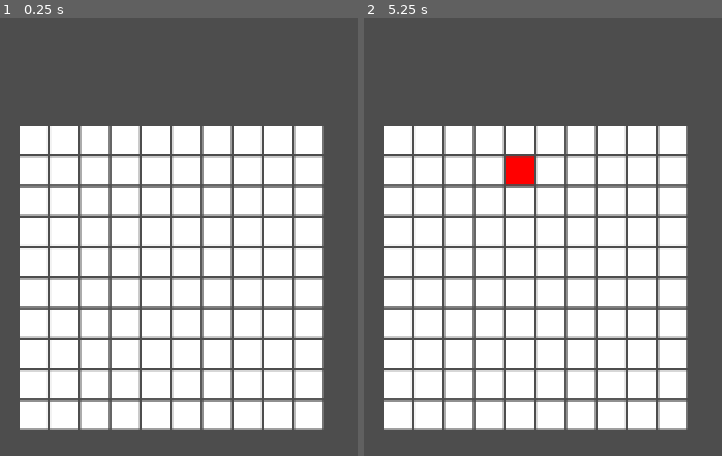
Above: before the commit, frames 1-2 (left to right).
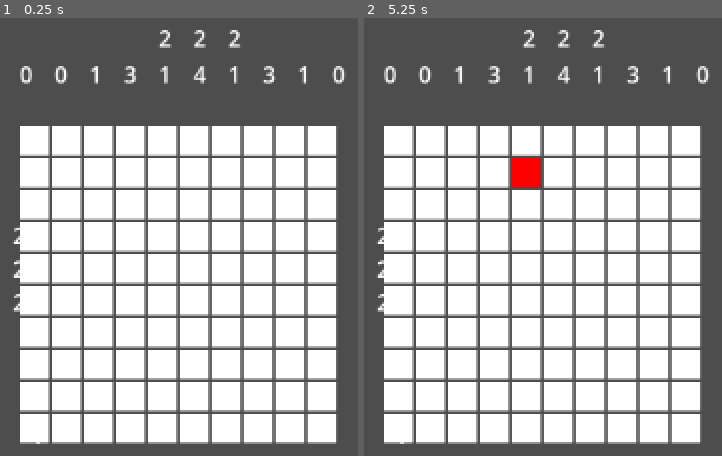
Above: after the commit, the same moments.

Repository: plutoissaplanet/szakdoga
Game: Godot game, scene res://MiniGames/Nanogram/nanogram_cells.tscn
Two runs of this game, one before a commit and one after it. Both use one fixed random seed, a clock stepped at 60 frames per second and the inputs below. This scene is started directly instead of the project's main scene.
Inputs (mouse positions are in pixels of both pictures, inside the frame that each line leads up to):
- Up to frame 1 (0.25 s): no input
- Up to frame 2 (5.25 s): tap Enter (ui_accept) at 0.5, 0.77, 1.25, 1.52, 2, 2.75, 3.02, 3.5, 3.77, 4.25, 4.52 s; move the mouse to (outside the picture) at 0.52 s; hold Right mouse button (right_mouse_button) 0.53-1.28 s; hold D (d_right) 0.53-2.03 s; click (outside the picture) at 0.67 s; move the mouse to (outside the picture) at 1.27 s; click (outside the picture) at 1.35 s; move the mouse to (outside the picture) at 2.02 s; hold A (a_left) 2.03-2.78 s; hold Right mouse button (right_mouse_button) 2.03-2.78 s; move the mouse to (outside the picture) at 2.77 s; hold D (d_right) 2.78-4.28 s; click (outside the picture) at 2.85 s; move the mouse to (outside the picture) at 3.52 s; hold Right mouse button (right_mouse_button) 3.53-4.28 s; move the mouse to (outside the picture) at 4.27 s; hold A (a_left) 4.28-5.03 s; click (outside the picture) at 4.35 s; move the mouse to (517, 171) at 5.02 s; hold D (d_right) from 5.03 s (still down); hold Right mouse button (right_mouse_button) from 5.03 s (still down); click (517, 171) at 5.17 s

The runs differ from the first frame. In frame 1, 29% of the frame differs, in the area x 3-97%, y 2-98%; in frame 2, 29%.

Commit message:
Nanogram játék befejezve

Diff:
--- a/untitled_game/Creatures/Player/Player.tscn
+++ b/untitled_game/Creatures/Player/Player.tscn
@@ -197,6 +197,7 @@
 position = Vector2(0, -6)
 sprite_frames = SubResource("SpriteFrames_obr1w")
 animation = &"Right"
+frame = 1
 
 [node name="Camera2D" type="Camera2D" parent="."]
 zoom = Vector2(2, 2)
--- a/untitled_game/Creatures/Player/PlayerScript.gd
+++ b/untitled_game/Creatures/Player/PlayerScript.gd
@@ -1,7 +1,7 @@
 extends CharacterBody2D
 
 
-const SPEED = 200.0
+const SPEED = 180.0
 
 # Get the gravity from the project settings to be synced with RigidBody nodes.
 var gravity = ProjectSettings.get_setting("physics/2d/default_gravity")
--- /dev/null
+++ b/untitled_game/Gameplay_Things/Chests/chest_gen.tscn
@@ -0,0 +1,3 @@
+[gd_scene format=3 uid="uid://batxmdpoio7xe"]
+
+[node name="ChestGen" type="Node2D"]
--- a/untitled_game/MiniGames/Nanogram/NanoGame.gd
+++ /dev/null
@@ -1,14 +0,0 @@
-extends Node2D
-
-@onready var cells = get_node("Container/nanogram_cells")
-@onready var container = get_node("Container")
-@onready var vbox=get_node("Container/VBoxContainer")
-@onready var hbox=get_node("Container/HBoxContainer")
-@onready var solution
-
-# Called when the node enters the scene tree for the first time.
-func _ready():
-	pass
-# Called every frame. 'delta' is the elapsed time since the previous frame.
-func _process(delta):
-	pass
--- a/untitled_game/MiniGames/Nanogram/nano_1.tscn
+++ /dev/null
@@ -1,21 +0,0 @@
-[gd_scene load_steps=3 format=3 uid="uid://cx3kxysb5tui6"]
-
-[ext_resource type="Script" path="res://MiniGames/Nanogram/NanoGame.gd" id="1_q6o6n"]
-[ext_resource type="PackedScene" uid="uid://cy28sqbmrn3yv" path="res://MiniGames/Nanogram/nanogram_cells.tscn" id="1_uhu8q"]
-
-[node name="Nano1" type="Node2D"]
-script = ExtResource("1_q6o6n")
-
-[node name="Container" type="Container" parent="."]
-offset_right = 310.0
-offset_bottom = 324.0
-
-[node name="VBoxContainer" type="VBoxContainer" parent="Container"]
-layout_mode = 2
-
-[node name="HBoxContainer" type="HBoxContainer" parent="Container"]
-custom_minimum_size = Vector2(20, 20)
-layout_mode = 2
-
-[node name="nanogram_cells" parent="Container" instance=ExtResource("1_uhu8q")]
-position = Vector2(46, 53)
--- a/untitled_game/MiniGames/Nanogram/nanogram_cells.tscn
+++ b/untitled_game/MiniGames/Nanogram/nanogram_cells.tscn
@@ -13,8 +13,14 @@
 custom_minimum_size = Vector2(218, 218)
 layout_mode = 2
 
+[node name="VBoxContainer" type="VBoxContainer" parent="Container"]
+layout_direction = 3
+layout_mode = 2
+theme_override_constants/separation = 1
+alignment = 2
+
 [node name="HBoxContainer" type="HBoxContainer" parent="Container"]
+custom_minimum_size = Vector2(100, 100)
 layout_mode = 2
-
-[node name="VBoxContainer" type="VBoxContainer" parent="Container"]
-layout_mode = 2
+size_flags_vertical = 8
+theme_override_constants/separation = 15
--- a/untitled_game/MiniGames/Nanogram/nanogram_general.gd
+++ b/untitled_game/MiniGames/Nanogram/nanogram_general.gd
@@ -5,52 +5,69 @@
 @onready var problem = []
 @onready var container1 = get_node("Container")
 @onready var container2 = get_node("Container/Container")
+@onready var hbox= get_node("Container/HBoxContainer")
+@onready var vbox= get_node("Container/VBoxContainer")
+
 
 @onready var riddle1 = [
-		[0, 0, 1, 1, 0, 0, 1, 1, 1, 0],
-		[0, 1, 0, 1, 0, 1, 0, 0, 0, 1],
-		[1, 0, 0, 1, 0, 0, 0, 0, 1, 0],
-		[0, 0, 0, 1, 0, 0, 0, 1, 0, 0],
-		[0, 0, 0, 1, 0, 0, 1, 0, 0, 0],
-		[0, 0, 0, 1, 0, 0, 1, 0, 0, 0],
-		[0, 0, 0, 1, 0, 0, 0, 1, 0, 0],
-		[0, 0, 0, 1, 0, 0, 0, 0, 1, 0],
-		[0, 0, 0, 1, 0, 1, 0, 0, 0, 1],
-		[0, 0, 1, 1, 1, 0, 1, 1, 1, 0]
+		[[1], [1], [1, 1], [10],[1], [1, 1], [1, 2, 1], [1,1,1,1],[1,1,1,1], [1,1], [1, 3],[1,1,1,1], [1,1,1], [1,1],[1,1],[1,1],[1,1],[1,1],[1,1],[3,3]],
+		[ 0, 0, 1, 1, 0, 0, 1, 1, 1, 0],
+		[ 0, 1, 0, 1, 0, 1, 0, 0, 0, 1],
+		[ 1, 0, 0, 1, 0, 0, 0, 0, 1, 0],
+		[ 0, 0, 0, 1, 0, 0, 0, 1, 0, 0],
+		[ 0, 0, 0, 1, 0, 0, 1, 0, 0, 0],
+		[ 0, 0, 0, 1, 0, 0, 1, 0, 0, 0],
+		[ 0, 0, 0, 1, 0, 0, 0, 1, 0, 0],
+		[ 0, 0, 0, 1, 0, 0, 0, 0, 1, 0],
+		[ 0, 0, 0, 1, 0, 1, 0, 0, 0, 1],
+		[ 0, 0, 1, 1, 1, 0, 1, 1, 1, 0]
 	]
 
 @onready var riddle2 = [
-	[1, 0, 0, 0, 0, 0, 0, 0, 0, 0],
-	[0, 0, 0, 0, 0, 0, 0, 0, 0, 0],
-	[0, 0, 0, 0, 0, 0, 0, 0, 0, 0],
-	[0, 0, 0, 0, 0, 0, 0, 0, 0, 0],
-	[0, 0, 0, 0, 0, 0, 0, 0, 0, 0],
-	[0, 0, 0, 0, 0, 0, 0, 0, 0, 0],
-	[0, 0, 0, 0, 0, 0, 0, 0, 0, 0],
-	[0, 0, 0, 0, 0, 0, 0, 0, 0, 0],
-	[0, 0, 0, 0, 0, 0, 0, 0, 0, 0],
-	[0, 0, 0, 0, 0, 0, 0, 0, 0, 0]
+	[[1, 1], [2, 2], [1,1,1,1], [1,1,1], [1,1], [1,1], [1,1], [1,1,1],[1,1,1,1],[2,2], [1], [1,1], [1,1], [3,3], [1,1], [1,1], [1,1,1],[1,1,1,1],[1,1,1,1], [3,2]],
+	[0, 0, 0, 0, 0, 1, 0, 0, 0, 0],
+	[0, 0, 0, 0, 1, 0, 1, 0, 0, 0],
+	[0, 0, 0, 1, 0, 0, 0, 1, 0, 0],
+	[1, 1, 1, 0, 0, 0, 0, 0, 1, 1],
+	[0, 1, 0, 0, 0, 0, 0, 0, 0, 1],
+	[0, 0, 1, 0, 0, 0, 0, 0, 1, 0],
+	[0, 0, 0, 1, 0, 1, 0, 1, 0, 0],
+	[0, 0, 1, 0, 1, 0, 1, 0, 1, 0],
+	[0, 1, 0, 1, 0, 0, 0, 1, 0, 1],
+	[1, 1, 1, 0, 0, 0, 0, 0, 1, 1]
+
 ]
 @onready var riddle3 = [
-	[1, 1, 0, 0, 0, 0, 0, 0, 0, 0],
+	[[0], [0], [1], [3], [2,1], [2,4], [2,1], [3], [1], [0], [0], [1], [3], [2,2], [2,2],[2,2], [1], [1], [1], [1]],
 	[0, 0, 0, 0, 0, 0, 0, 0, 0, 0],
-	[0, 0, 0, 0, 0, 0, 0, 0, 0, 0],
-	[0, 0, 0, 0, 0, 0, 0, 0, 0, 0],
-	[0, 0, 0, 0, 0, 0, 0, 0, 0, 0],
-	[0, 0, 0, 0, 0, 0, 0, 0, 0, 0],
-	[0, 0, 0, 0, 0, 0, 0, 0, 0, 0],
-	[0, 0, 0, 0, 0, 0, 0, 0, 0, 0],
-	[0, 0, 0, 0, 0, 0, 0, 0, 0, 0],
-	[0, 0, 0, 0, 0, 0, 0, 0, 0, 0]
+	[0, 0, 0, 0, 0, 1, 0, 0, 0, 0],
+	[0, 0, 0, 0, 1, 1, 1, 0, 0, 0],
+	[0, 0, 0, 1, 1, 0, 1, 1, 0, 0],
+	[0, 0, 1, 1, 0, 0, 0, 1, 1, 0],
+	[0, 0, 0, 1, 1, 0, 1, 1, 0, 0],
+	[0, 0, 0, 0, 0, 1, 0, 0, 0, 0],
+	[0, 0, 0, 0, 0, 1, 0, 0, 0, 0],
+	[0, 0, 0, 0, 0, 1, 0, 0, 0, 0],
+	[0, 0, 0, 0, 0, 1, 0, 0, 0, 0]
 ]
 
 @onready var riddle4 = [
-	[1, 1, 0, 0, 0, 0, 0, 0, 0, 0],
-	[0, 0, 0, 0, 0, 0, 0, 0, 0, 0],
-	[0, 0, 0, 0, 0, 0, 0, 0, 0, 0],
+	[[5], [1], [1], [5], [0], [4,1], [1,1,1], [1,1,1], [1,1,1], [1,2], [1,5], [1,1], [1,1], [1,1], [4,2], [1,1], [1,1], [1,1],[1,4], [0]],
+	[1, 0, 0, 0, 0, 1, 1, 1, 1, 1],
+	[1, 0, 0, 0, 0, 1, 0, 0, 0, 0],
+	[1, 0, 0, 0, 0, 1, 0, 0, 0, 0],
+	[1, 0, 0, 0, 0, 1, 0, 0, 0, 0],
+	[1, 1, 1, 1, 0, 0, 1, 1, 0, 0],
+	[0, 0, 0, 1, 0, 0, 0, 0, 1, 0],
+	[0, 0, 0, 1, 0, 0, 0, 0, 0, 1],
+	[0, 0, 0, 1, 0, 0, 0, 0, 0, 1],
+	[0, 0, 0, 1, 0, 1, 1, 1, 1, 0],
+	[0, 0, 0, 0, 0, 0, 0, 0, 0, 0]
+
 ]
 
-@onready var solutions = [riddle1, riddle2, riddle3, riddle4]
+@onready var solutions = [riddle1.slice(1,riddle1.size()+1), riddle2.slice(1, riddle2.size()+1), riddle3.slice(1, riddle3.size()+1), riddle4.slice(1, riddle4.size()+1)]
+@onready var solutions_unsliced = [riddle1, riddle2, riddle3, riddle4]
 @onready var riddle_index = randi_range(0, solutions.size()-1)
 
 @onready var riddle_rows = solutions[riddle_index].size()
@@ -59,14 +76,18 @@
 # Called when the node enters the scene tree for the first time.
 func _ready():
 	var spacing = 2
+	text()
 	initialize_problem()
-	print(solutions[riddle_index])
+
+	print("selected solutions: ", solutions[riddle_index])
+	print("riddle number: ", riddle_index)
+	print("riddle_rows: ", riddle_rows, "riddle_cols ", riddle_cols)
 
 	for i in range(riddle_rows):
 		var row = []
 		for j in range(riddle_cols):
 			rect =  ColorRect.new()
-			rect.size=Vector2(20,20)
+			rect.size=Vector2(21,21)
 			rect.position=Vector2(j*(rect.size.x+spacing), i*(rect.size.y+spacing))
 			container2.add_child(rect)
 			row.append(rect)
@@ -77,6 +98,7 @@
 
 func _process(_delta):
 	gameplay()
+
 
 func connect_cells():
 	for i in range(riddle_rows):
@@ -90,7 +112,7 @@
 			row.append(0)
 		problem.append(row)
 
-func onClick(event,i,j):
+func onClick(_event,i,j):
 	if Input.is_action_pressed("room_changer_click"):
 		cells[i][j].color=Color(0,0,0)
 		problem[i][j]=1
@@ -114,3 +136,50 @@
 
 	container1.position=cont1_pos
 	container2.position=cont2_pos
+
+	vbox.position=Vector2(cont2_pos.x-5, cont2_pos.y-5)
+	hbox.position=Vector2(cont2_pos.x, cont2_pos.y-100)
+
+	print("cont1 pos: ", container1.position)
+	print("cont2 pos: ", container2.position)
+
+
+func text():
+	var temp = solutions_unsliced[riddle_index]
+
+	var temp_pop
+	var max_arr_size = 0
+	#print("temp", temp)
+
+	for i in range(temp[0].size()/2):
+		var arr_size = temp[0][i].size()
+		if arr_size > max_arr_size:
+			max_arr_size = arr_size
+
+	print(temp[0].size())
+	#print(" ")
+
+	for i in range(temp[0].size()):
+
+		if i > riddle_cols-1:
+			temp_pop= temp[0][i]
+			var row_text=""
+			for j in range(temp_pop.size()):
+				row_text += str(temp_pop[j])+" "
+			#print(row_text)
+			var txt = Label.new()
+			txt.text=row_text.left(row_text.length()-1)
+			vbox.add_child(txt)
+		else:
+			temp_pop=temp[0][i]
+			var horiz_text=""
+			var temppop_size = temp_pop.size()
+
+			for j in range(max_arr_size-temppop_size):
+				temp_pop.push_front(" ")
+			for j in range(temp_pop.size()):
+				horiz_text += str(temp_pop[j])+"\n"
+			#print(row_text)
+			var txt = Label.new()
+			txt.text=horiz_text.left(horiz_text.length()-1)
+			hbox.add_child(txt)
--- a/untitled_game/MiniGames/Wiring.tscn
+++ /dev/null
@@ -1,3 +0,0 @@
-[gd_scene format=3 uid="uid://26w8mbgygov7"]
-
-[node name="Wiring" type="Node2D"]
